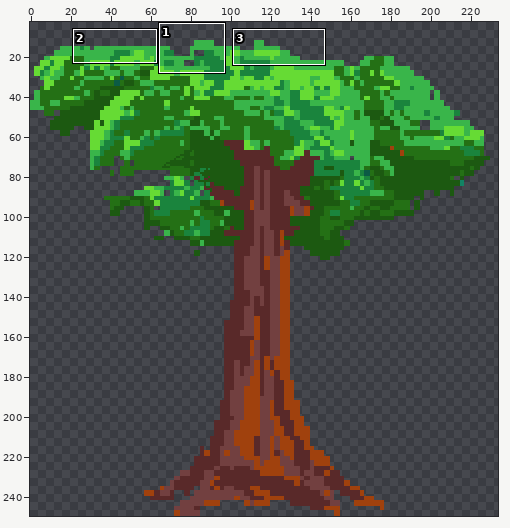
Sprite sheet: sprites/spr_arvore1/ee2fb520-c04e-4555-b6f7-7ccd312e7cf1.png. The picture above shows the old version from afar; the outline marks the close-up.
Close-up. Before:
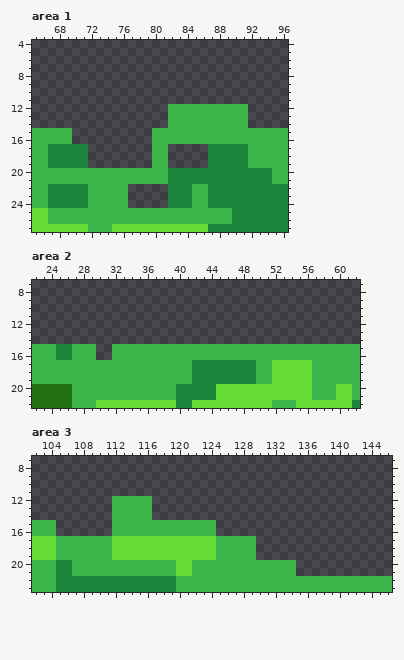
The file is 250x250 pixels. Shown: area 1: x 65..96, y 4..27; area 2: x 22..62, y 7..22; area 3: x 102..146, y 7..23. The wide view leaves out empty margins. The commit also changed other parts of the picture, which this record leaves out.
Now the later version:
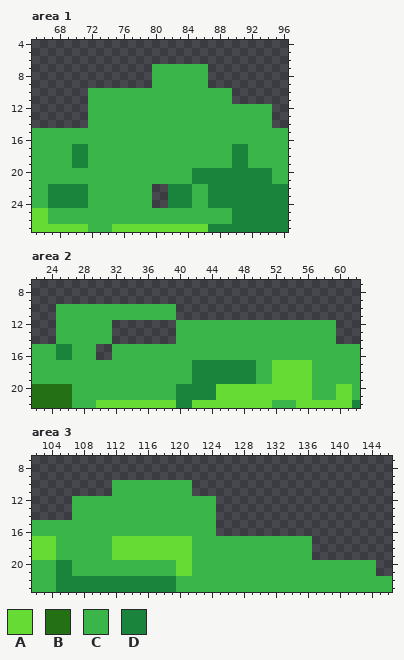
Palette (. is transparent): A #66db34  B #247015  C #39b54a  D #1a843d
The exact change:
{"where": "area 1"}
{"y":7,"x":80,"old":".......","new":"CCCCCCC"}
{"y":8,"x":80,"old":".......","new":"CCCCCCC"}
{"y":9,"x":80,"old":".......","new":"CCCCCCC"}
{"y":10,"x":72,"old":"..................","new":"CCCCCCCCCCCCCCCCCC"}
{"y":11,"x":72,"old":"..................","new":"CCCCCCCCCCCCCCCCCC"}
{"y":12,"x":72,"old":"..........","new":"CCCCCCCCCC"}
{"y":12,"x":92,"old":"...","new":"CCC"}
{"y":13,"x":72,"old":"..........","new":"CCCCCCCCCC"}
{"y":13,"x":92,"old":"...","new":"CCC"}
{"y":14,"x":72,"old":"..........","new":"CCCCCCCCCC"}
{"y":14,"x":92,"old":"...","new":"CCC"}
{"y":15,"x":70,"old":"..........","new":"CCCCCCCCCC"}
{"y":16,"x":70,"old":"..........","new":"CCCCCCCCCC"}
{"y":17,"x":67,"old":"DDD","new":"CCC"}
{"y":17,"x":72,"old":"........","new":"CCCCCCCC"}
{"y":17,"x":82,"old":".....DDD","new":"CCCCCCCC"}
{"y":18,"x":67,"old":"DDD","new":"CCC"}
{"y":18,"x":72,"old":"........","new":"CCCCCCCC"}
{"y":18,"x":82,"old":".....DDD","new":"CCCCCCCC"}
{"y":19,"x":67,"old":"DDD","new":"CCC"}
{"y":19,"x":72,"old":"........","new":"CCCCCCCC"}
{"y":19,"x":82,"old":".....DDD","new":"CCCCCCCC"}
{"y":20,"x":82,"old":"DDD","new":"CCC"}
{"y":21,"x":82,"old":"DDD","new":"CCC"}
{"y":22,"x":77,"old":"...","new":"CCC"}
{"y":23,"x":77,"old":"...","new":"CCC"}
{"y":24,"x":77,"old":"...","new":"CCC"}
{"where": "area 2"}
{"y":10,"x":25,"old":"...............","new":"CCCCCCCCCCCCCCC"}
{"y":11,"x":25,"old":"...............","new":"CCCCCCCCCCCCCCC"}
{"y":12,"x":25,"old":".......","new":"CCCCCCC"}
{"y":12,"x":40,"old":"....................","new":"CCCCCCCCCCCCCCCCCCCC"}
{"y":13,"x":25,"old":".......","new":"CCCCCCC"}
{"y":13,"x":40,"old":"....................","new":"CCCCCCCCCCCCCCCCCCCC"}
{"y":14,"x":25,"old":".......","new":"CCCCCCC"}
{"y":14,"x":40,"old":"....................","new":"CCCCCCCCCCCCCCCCCCCC"}
{"where": "area 3"}
{"y":10,"x":112,"old":"..........","new":"CCCCCCCCCC"}
{"y":11,"x":112,"old":"..........","new":"CCCCCCCCCC"}
{"y":12,"x":107,"old":".....","new":"CCCCC"}
{"y":12,"x":117,"old":"........","new":"CCCCCCCC"}
{"y":13,"x":107,"old":".....","new":"CCCCC"}
{"y":13,"x":117,"old":"........","new":"CCCCCCCC"}
{"y":14,"x":107,"old":".....","new":"CCCCC"}
{"y":14,"x":117,"old":"........","new":"CCCCCCCC"}
{"y":15,"x":105,"old":".......","new":"CCCCCCC"}
{"y":16,"x":105,"old":".......","new":"CCCCCCC"}
{"y":17,"x":122,"old":"AAA","new":"CCC"}
{"y":17,"x":130,"old":".......","new":"CCCCCCC"}
{"y":18,"x":122,"old":"AAA","new":"CCC"}
{"y":18,"x":130,"old":".......","new":"CCCCCCC"}
{"y":19,"x":122,"old":"AAA","new":"CCC"}
{"y":19,"x":130,"old":".......","new":"CCCCCCC"}
{"y":20,"x":135,"old":"..........","new":"CCCCCCCCCC"}
{"y":21,"x":135,"old":"..........","new":"CCCCCCCCCC"}
{"label":"changed","picture_box":[48,64,272,208]}
{"label":"added","picture_box":[56,304,336,344]}
{"label":"changed","picture_box":[56,480,216,560]}
{"label":"added","picture_box":[256,536,376,576]}
